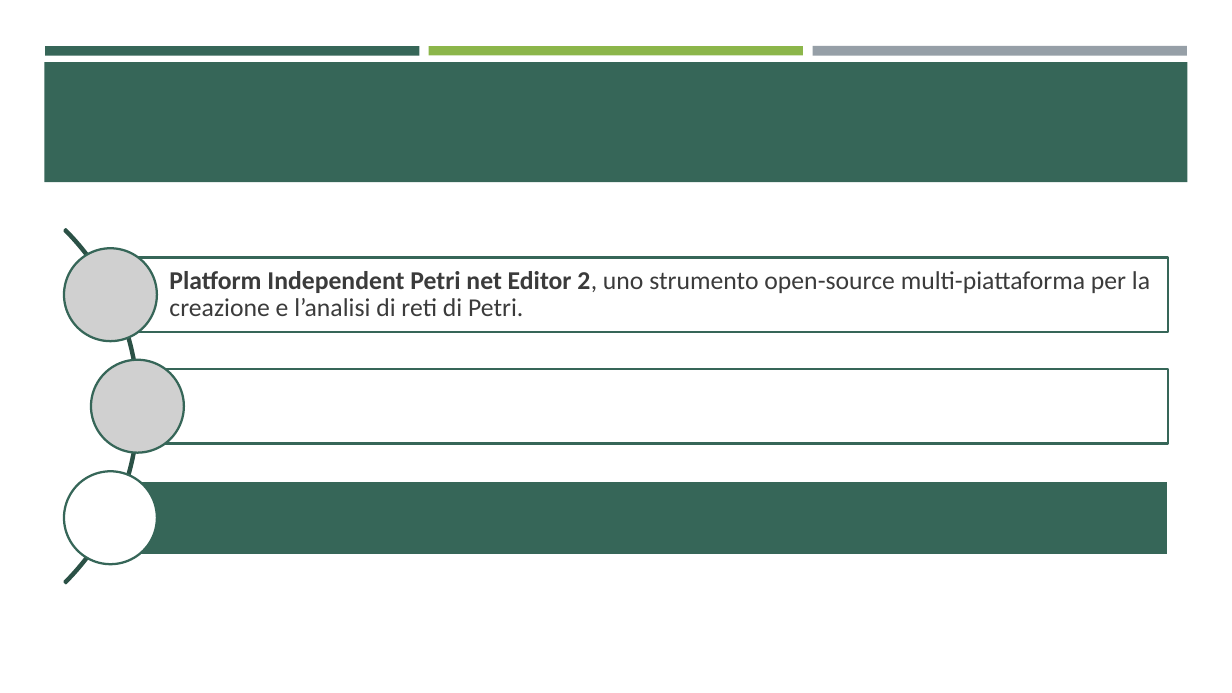
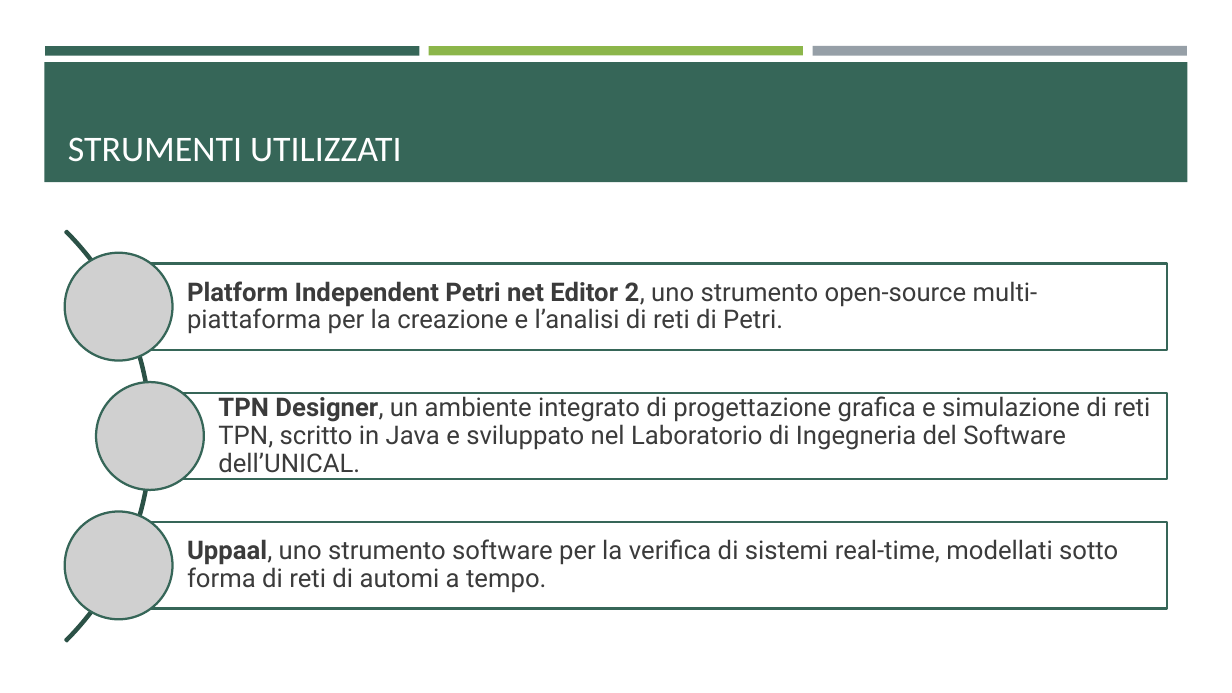
Before and after one commit to ivochan/RecirculatingPalletWarehouse, a slide deck: slide 52 of Reti di Petri.pptx (slide 46 before the commit). Drawn at 1232x693 pixels with LibreOffice and Linux fonts; fonts in the diff are those of the drawing; grey boxes stand for pictures. Boxes give left, top, right and bottom in pixels: in the first picture for what was removed or moved away, otherwise in the second. Text is boxed around its words. In the diff, an @@ line names an element or a change of style, - is before the commit and + after.

Commit message:
aggiornamento presentazione e file uppaal

```diff
--- a/Reti di Petri.pptx
+++ b/Reti di Petri.pptx
@@ arch (boxed as its full ring): place and size @@
-arch (boxed as its full ring) at (0, 156, 140, 657)
+arch (boxed as its full ring) at (0, 146, 152, 693)
@@ title added at (68, 137, 402, 162), 28 pt, text #FFFFFF @@
+STRUMENTI UTILIZZATI
@@ picture: place and size @@
-picture at (64, 249, 157, 342)
+picture at (65, 253, 173, 361)
@@ text "Platform Independent Petri net Editor ...": place and size @@
-text "Platform Independent Petri net Editor ..." at (169, 271, 1150, 316)
+text "Platform Independent Petri net Editor ..." at (187, 281, 1038, 334)
@@ text "Platform Independent Petri net Editor ..." at (187, 281, 1038, 334): font Calibri to Roboto @@
@@ rectangle: place and size @@
-rectangle at (111, 258, 1169, 332)
+rectangle at (118, 263, 1167, 349)
@@ picture removed at (91, 360, 185, 453) @@
@@ rectangle: place and size @@
-rectangle at (138, 369, 1169, 443)
+rectangle at (150, 393, 1167, 479)
@@ ellipse removed at (64, 471, 157, 565) @@
@@ group added at (65, 383, 1151, 620): 2 texts, 2 pictures @@
+TPN Designer, un ambiente integrato di progettazione grafica e simulazione di reti TPN, scritto in Java e sviluppato nel Laboratorio di Ingegneria del Software dell’UNICAL.
+Uppaal, uno strumento software per la verifica di sistemi real-time, modellati sotto forma di reti di automi a tempo.
@@ rectangle: place and size @@
-rectangle at (111, 481, 1169, 555)
+rectangle at (118, 522, 1167, 608)
@@ rectangle at (118, 522, 1167, 608): fill #366658 to #FFFFFF; outline #FFFFFF 1.75 pt to #366658 1.75 pt @@
```
Also in this commit, not shown: 20 other slides changed, 8 slides added, 2 slides removed, 11 other files.
